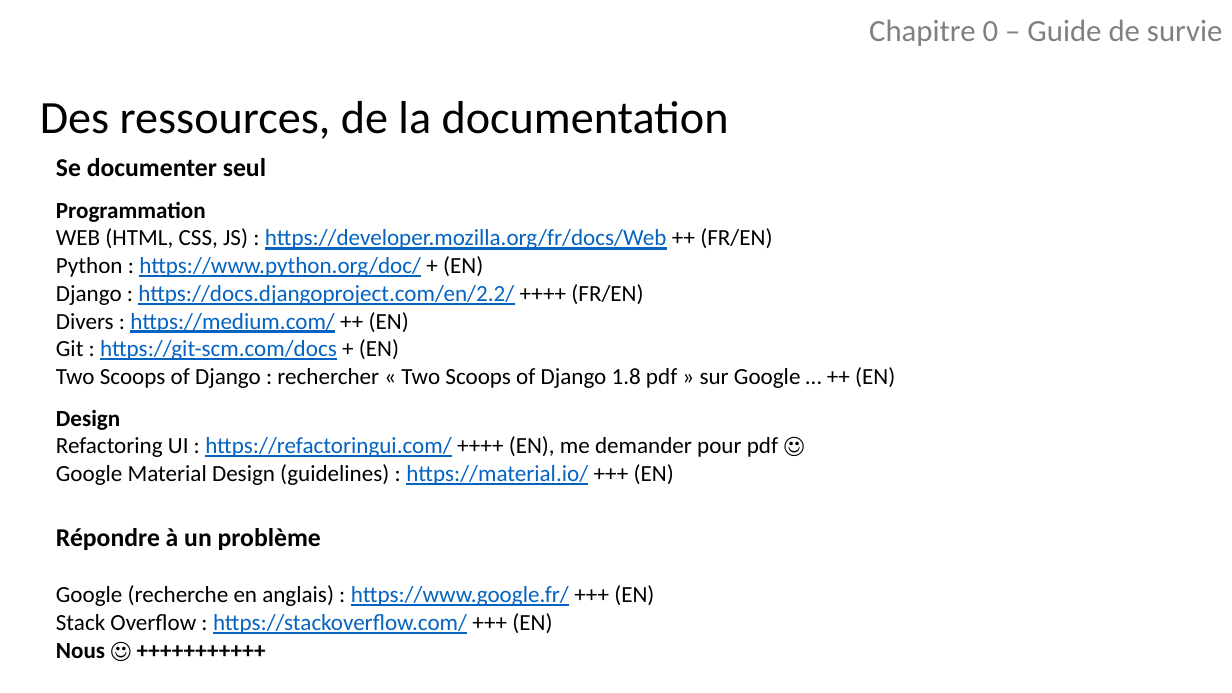
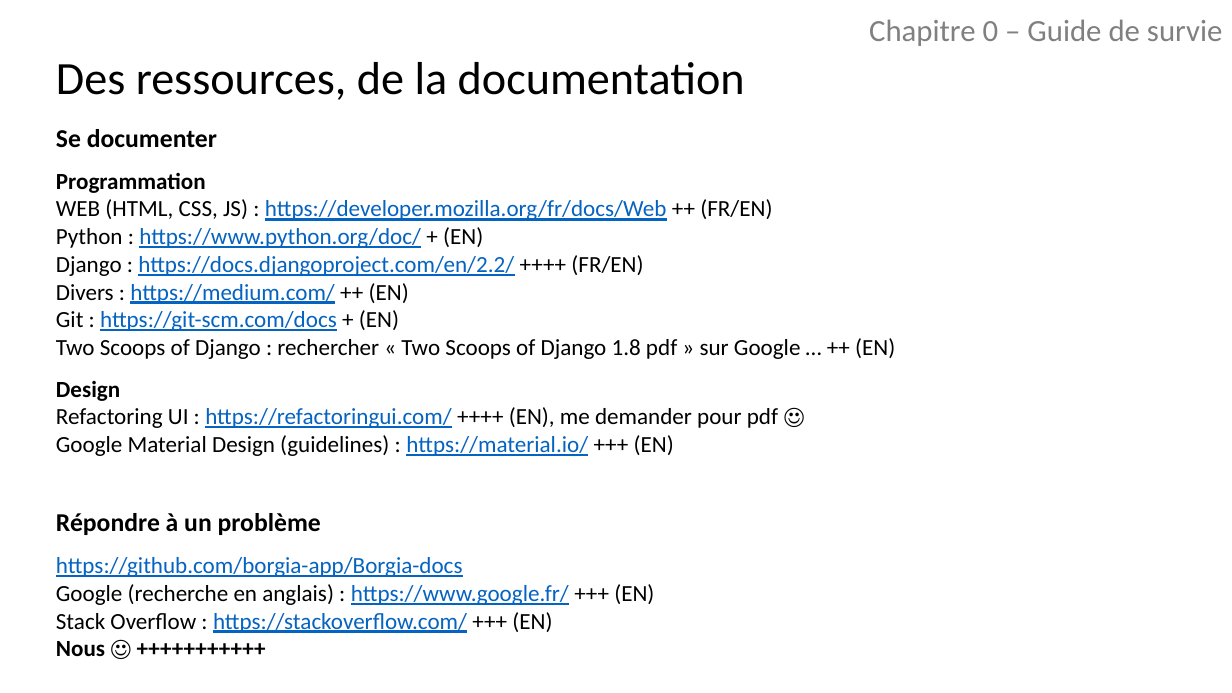
Before and after one commit to borgia-app/Borgia-docs, a slide deck: slide 4 of presentations/Chap 0 - Guide de survie.pptx (slide 5 before the commit). Drawn at 1232x693 pixels with LibreOffice and Linux fonts; fonts in the diff are those of the drawing. Boxes give left, top, right and bottom in pixels: in the first picture for what was removed or moved away, otherwise in the second. Text is boxed around its words. In the diff, an @@ line names an element or a change of style, - is before the commit and + after.

```diff
--- a/presentations/Chap 0 - Guide de survie.pptx
+++ b/presentations/Chap 0 - Guide de survie.pptx
@@ text "Des ressources, de la documentation": place and size @@
-text "Des ressources, de la documentation" at (40, 101, 729, 139)
+text "Des ressources, de la documentation" at (56, 62, 745, 100)
@@ text "Se documenter": place and size @@
-text "Se documenter" at (56, 158, 895, 485)
+text "Se documenter" at (56, 129, 895, 456)
@@ text at (56, 129, 217, 148): text changed @@
-Se documenter seul
+Se documenter
@@ text "Répondre à un problème": place and size @@
-text "Répondre à un problème" at (56, 528, 654, 658)
+text "Répondre à un problème" at (56, 513, 654, 656)
@@ text at (56, 557, 463, 577): paragraph added @@
+https://github.com/borgia-app/Borgia-docs
```
Also in this commit, not shown: 1 other slide changed.
